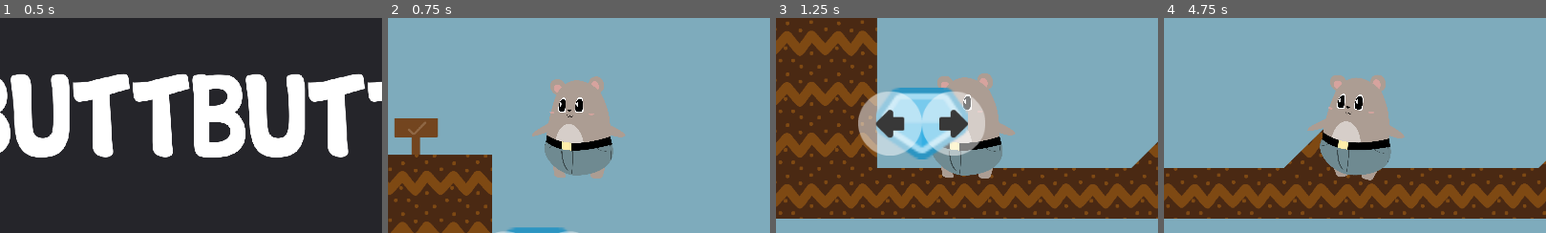
Above: before the commit, frames 1-4 (left to right).
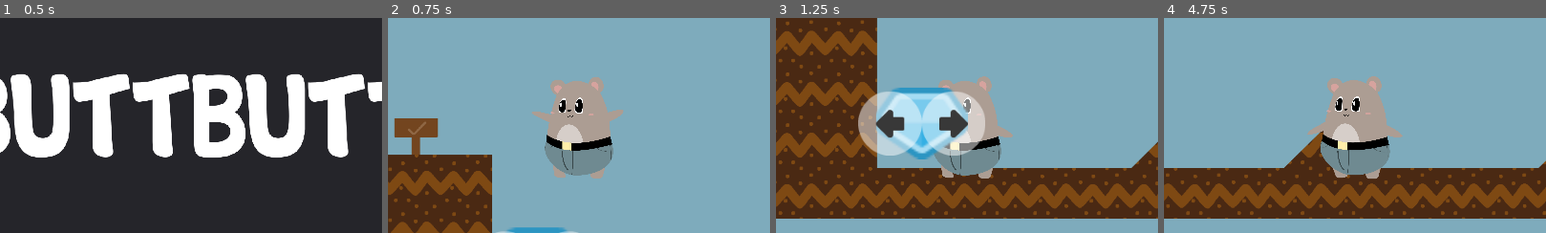
Above: after the commit, the same moments.

Repository: arnaudcoj/buttbutt_adventures
Game: Godot game, scene res://Main/scenes/Main.tscn
Two runs of this game, one before a commit and one after it. Both use one fixed random seed, a clock stepped at 60 frames per second and the inputs below.
Inputs (mouse positions are % of the whole screen's width and height, from its top left):
- Up to frame 1 (0.5 s): no input
- Up to frame 2 (0.75 s): tap Enter (ui_accept) at 0.5 s; move the mouse to (72, 45) at 0.52 s; hold Right (right_action) from 0.53 s (still down); click (72, 45) at 0.67 s
- Up to frame 3 (1.25 s): keep holding Right (right_action); tap Enter (ui_accept) at 0.77 s
- Up to frame 4 (4.75 s): move the mouse to (30, 55) at 1.27 s; tap Enter (ui_accept) at 1.52, 3.02, 3.77, 4.52 s; move the mouse to (60, 28) at 2.02 s; release Right (right_action) at 2.03 s; hold Left (left_action) 2.03-2.78 s; move the mouse to (45, 70) at 2.77 s; hold Right (right_action) 2.78-4.28 s; click (45, 70) at 2.92 s; move the mouse to (80, 65) at 3.52 s; move the mouse to (20, 35) at 4.27 s; hold Left (left_action) from 4.28 s (still down)
The pictures show only the part of the screen within x 25-75%, y 24-74%; the shares and areas given below are measured in that part.

Frame 1 is identical in both runs. In frame 2, 0.8% of the frame differs, in the area x 37-62%, y 27-73%; in frame 3, 0.9%; in frame 4, 1.7%, in the area x 37-63%, y 26-76%.
Error in both runs: Trying to assign value of type 'Node' to a variable of type 'KinematicBody2D'. (res://Main/scripts/Splash.gd:4)

Commit message:
add draft fall animation

Diff:
--- a/sources/entities/buttbutt/Skeleton.tscn
+++ b/sources/entities/buttbutt/Skeleton.tscn
@@ -131,6 +131,118 @@
 "values": [ Vector2( 1, 1 ) ]
 }
 
+[sub_resource type="Animation" id=5]
+resource_name = "Fall"
+length = 0.001
+tracks/0/type = "value"
+tracks/0/path = NodePath("Front/ButtPivot/Butt/BodyPivot/Body:scale")
+tracks/0/interp = 1
+tracks/0/loop_wrap = true
+tracks/0/imported = false
+tracks/0/enabled = true
+tracks/0/keys = {
+"times": PoolRealArray( 0 ),
+"transitions": PoolRealArray( 1 ),
+"update": 0,
+"values": [ Vector2( 1, 1 ) ]
+}
+tracks/1/type = "value"
+tracks/1/path = NodePath("Front/ButtPivot/Butt/BodyPivot/Body:position")
+tracks/1/interp = 1
+tracks/1/loop_wrap = true
+tracks/1/imported = false
+tracks/1/enabled = true
+tracks/1/keys = {
+"times": PoolRealArray( 0 ),
+"transitions": PoolRealArray( 1 ),
+"update": 0,
+"values": [ Vector2( 0.0965538, -75.2619 ) ]
+}
+tracks/2/type = "value"
+tracks/2/path = NodePath("Front/ButtPivot/Butt/ButtSprite:scale")
+tracks/2/interp = 1
+tracks/2/loop_wrap = true
+tracks/2/imported = false
+tracks/2/enabled = true
+tracks/2/keys = {
+"times": PoolRealArray( 0 ),
+"transitions": PoolRealArray( 1 ),
+"update": 0,
+"values": [ Vector2( 0.27, 0.27 ) ]
+}
+tracks/3/type = "value"
+tracks/3/path = NodePath("Front/ButtPivot:rotation_degrees")
+tracks/3/interp = 1
+tracks/3/loop_wrap = true
+tracks/3/imported = false
+tracks/3/enabled = true
+tracks/3/keys = {
+"times": PoolRealArray( 0 ),
+"transitions": PoolRealArray( 1 ),
+"update": 0,
+"values": [ 0.0 ]
+}
+tracks/4/type = "value"
+tracks/4/path = NodePath("Front/ButtPivot/Butt/LeftLegPivot:rotation_degrees")
+tracks/4/interp = 1
+tracks/4/loop_wrap = true
+tracks/4/imported = false
+tracks/4/enabled = true
+tracks/4/keys = {
+"times": PoolRealArray( 0 ),
+"transitions": PoolRealArray( 1 ),
+"update": 0,
+"values": [ 0.0 ]
+}
+tracks/5/type = "value"
+tracks/5/path = NodePath("Front/ButtPivot/Butt/RightLegPivot:rotation_degrees")
+tracks/5/interp = 1
+tracks/5/loop_wrap = true
+tracks/5/imported = false
+tracks/5/enabled = true
+tracks/5/keys = {
+"times": PoolRealArray( 0 ),
+"transitions": PoolRealArray( 1 ),
+"update": 0,
+"values": [ 0.0 ]
+}
+tracks/6/type = "value"
+tracks/6/path = NodePath("Front/ButtPivot/Butt/BodyPivot/Body/LeftArmPivot:rotation_degrees")
+tracks/6/interp = 1
+tracks/6/loop_wrap = true
+tracks/6/imported = false
+tracks/6/enabled = true
+tracks/6/keys = {
+"times": PoolRealArray( 0 ),
+"transitions": PoolRealArray( 1 ),
+"update": 0,
+"values": [ -45.0 ]
+}
+tracks/7/type = "value"
+tracks/7/path = NodePath("Front/ButtPivot/Butt/BodyPivot/Body/RightArmPivot:rotation_degrees")
+tracks/7/interp = 1
+tracks/7/loop_wrap = true
+tracks/7/imported = false
+tracks/7/enabled = true
+tracks/7/keys = {
+"times": PoolRealArray( 0 ),
+"transitions": PoolRealArray( 1 ),
+"update": 0,
+"values": [ 45.0 ]
+}
+tracks/8/type = "value"
+tracks/8/path = NodePath("Front/ButtPivot/Butt:scale")
+tracks/8/interp = 1
+tracks/8/loop_wrap = true
+tracks/8/imported = false
+tracks/8/enabled = true
+tracks/8/keys = {
+"times": PoolRealArray( 0 ),
+"transitions": PoolRealArray( 1 ),
+"update": 0,
+"values": [ Vector2( 1, 1 ) ]
+}
+
 [sub_resource type="Animation" id=2]
 resource_name = "Idle"
 length = 2.0
@@ -530,7 +642,7 @@
 position = Vector2( 0, 7.809 )
 
 [node name="Body" type="Node2D" parent="Front/ButtPivot/Butt/BodyPivot"]
-position = Vector2( 0.0965538, -75.262 )
+position = Vector2( 0.0965538, -75.2619 )
 
 [node name="FacePivot" type="Position2D" parent="Front/ButtPivot/Butt/BodyPivot/Body"]
 position = Vector2( -15.7914, -34.548 )
@@ -658,7 +770,7 @@
 
 [node name="RightArm" type="Node2D" parent="Front/RemoteSprites"]
 editor/display_folded = true
-position = Vector2( -77.9123, -26.5947 )
+position = Vector2( -77.9123, -26.5946 )
 rotation = 0.785398
 scale = Vector2( 1, 1 )
 __meta__ = {
@@ -671,7 +783,7 @@
 texture = ExtResource( 9 )
 
 [node name="Face" type="Node2D" parent="Front/RemoteSprites"]
-position = Vector2( -17.2053, -51.3031 )
+position = Vector2( -17.2053, -51.303 )
 __meta__ = {
 "_edit_group_": true,
 "_edit_lock_": true
@@ -790,6 +902,7 @@
 
 [node name="AnimationPlayer" type="AnimationPlayer" parent="."]
 anims/Default = SubResource( 1 )
+anims/Fall = SubResource( 5 )
 anims/Idle = SubResource( 2 )
 anims/Jump = SubResource( 3 )
 anims/Walk = SubResource( 4 )
--- a/sources/entities/buttbutt/fsm/Fall.gd
+++ b/sources/entities/buttbutt/fsm/Fall.gd
@@ -35,6 +35,8 @@
 	else:
 		body.can_jump = false
 
+	body.skeleton.animation_player.play("Fall")
+
 func leave_state():
 	timer.stop()
 	timer.disconnect("timeout", self, "on_timer_timeout")
Not shown: 1 places in sources/entities/buttbutt/Skeleton.tscn that only renumber resources
